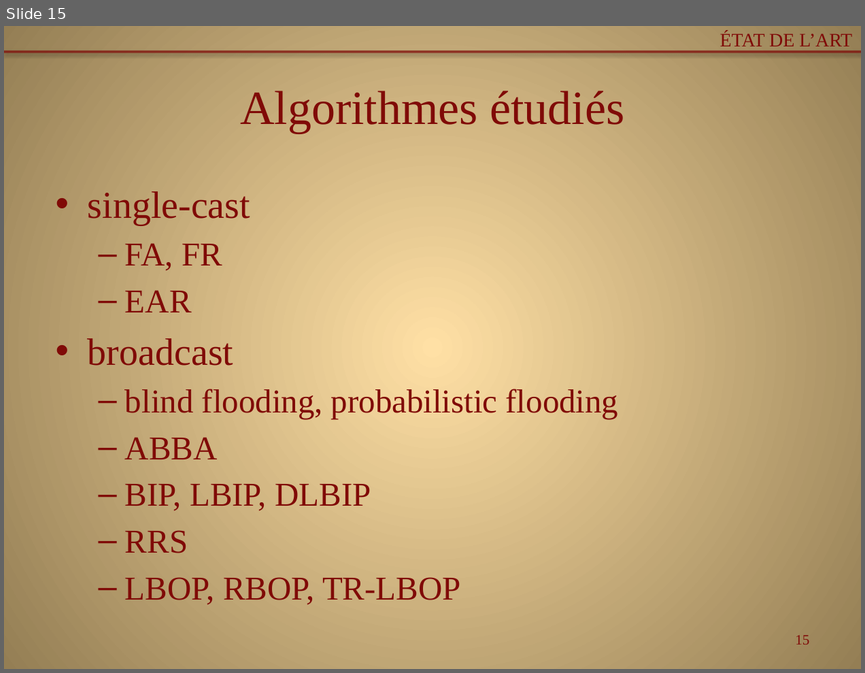
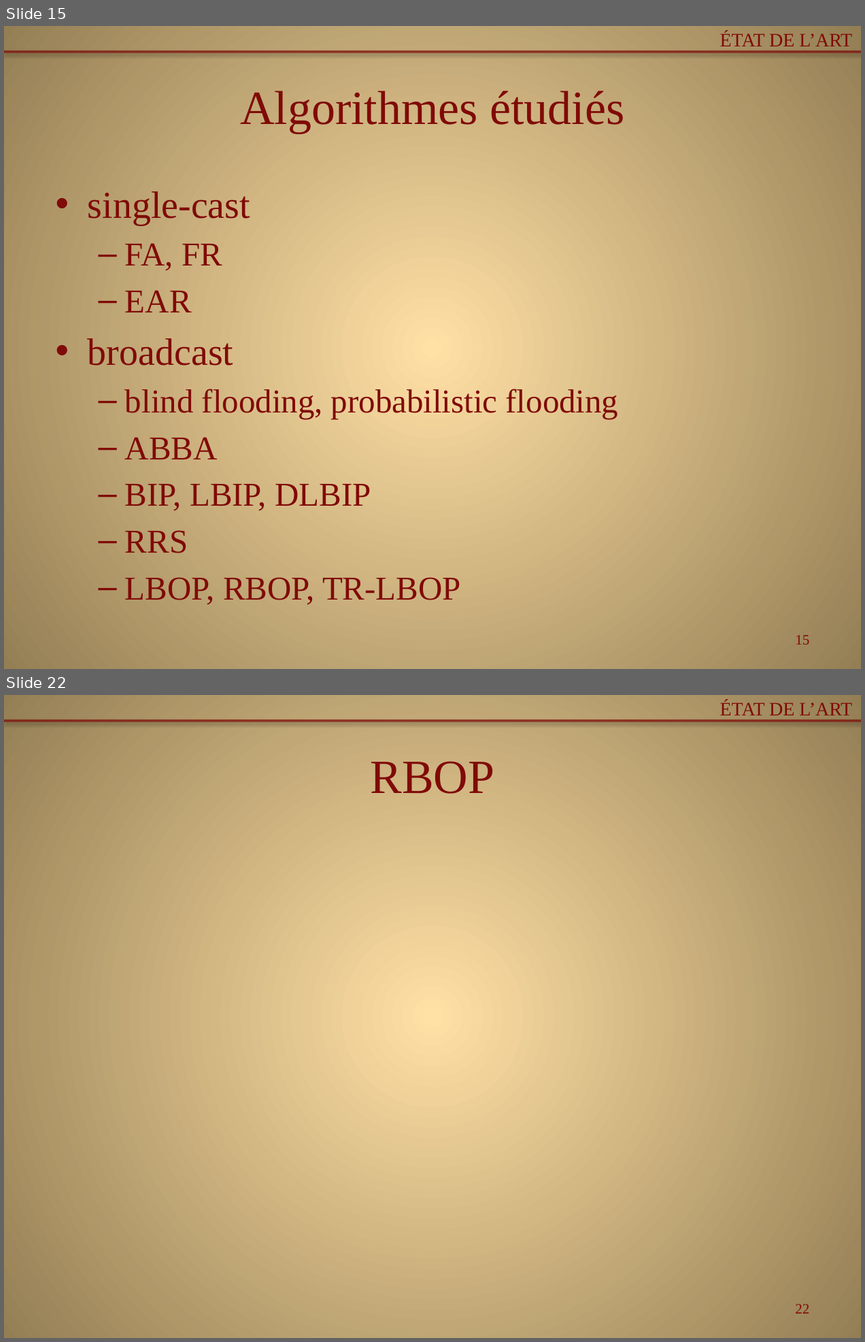
Before and after one commit to Patre/Energy-saving-in-sensors--networks, a slide deck: Redaction/pres.pptx. Shown one above the other, each under a label of ours: slide 15 before the commit, slides 15 and 22 after it; the slides between them are not shown. The pictures are 865x673 and 865x1342 pixels, drawn with LibreOffice and Linux fonts; fonts in the diff are those of the drawing. Boxes give left, top, right and bottom in pixels: in the first picture for what was removed or moved away, otherwise in the second. Text is boxed around its words. In the diff, an @@ line names an element or a change of style, - is before the commit and + after.

```diff
--- a/Redaction/pres.pptx
+++ b/Redaction/pres.pptx
@@ slide 22 added at [4,695,861,1338], background gradient #FFDFA6 to #957E54; not listed: 1 template element that a slide beside it also shows @@
@@ text added at [720,700,852,715], 16 pt, text #800A07 @@
+ÉTAT DE L’ART
@@ title added at [371,761,495,794], 40 pt, text #800A07 @@
+RBOP
@@ page number added at [795,1304,809,1313], 12 pt, text #800A07 @@
+22
```
Also in this commit, not shown: 3 slides changed, 11 other slides added, 1 other file.
